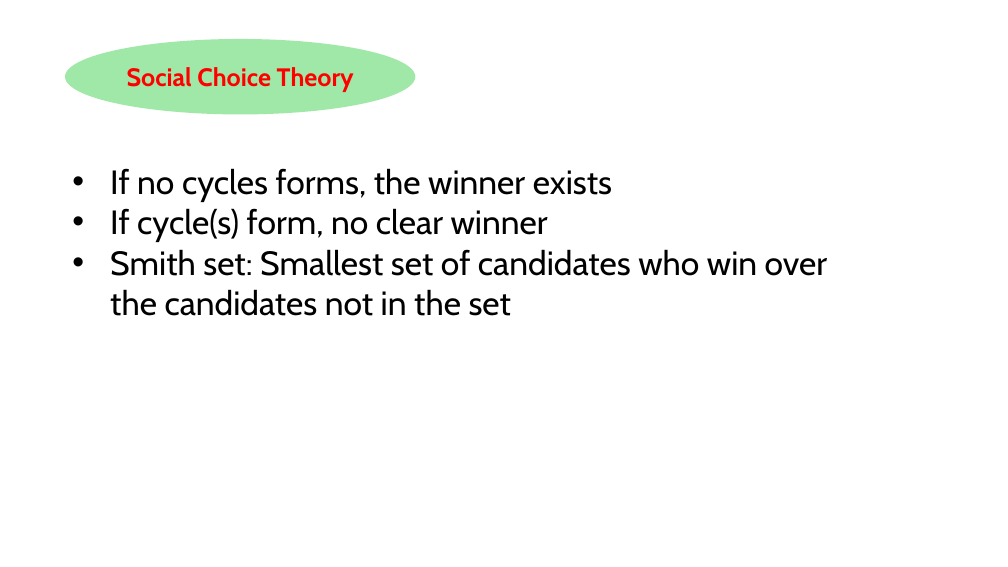
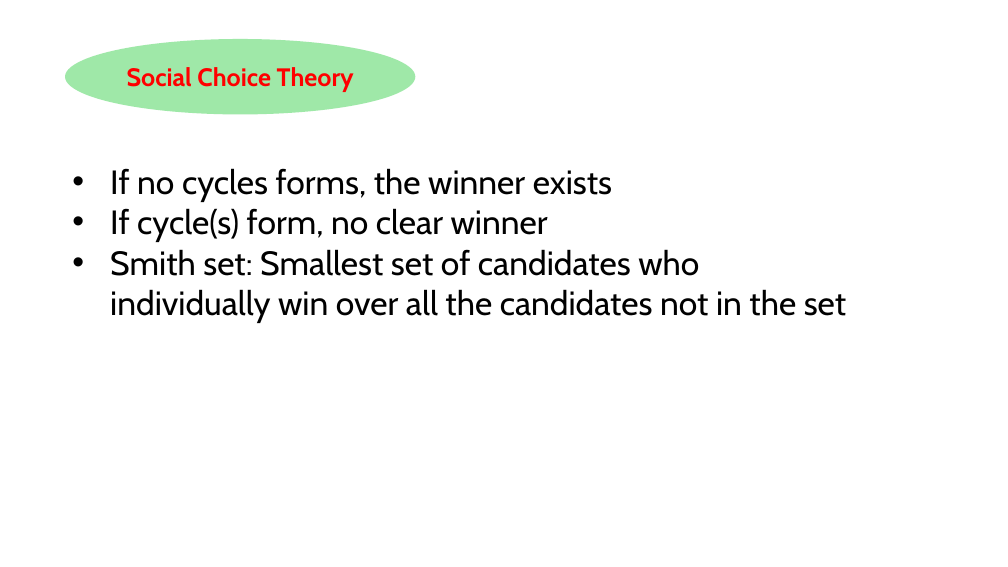
Before and after one commit to HaseebLUMS/Onyx-Presentation, a slide deck: slide 131 of thesis-latency-fairness.pptx. Drawn at 1008x567 pixels with LibreOffice and Linux fonts; fonts in the diff are those of the drawing. Boxes give left, top, right and bottom in pixels: in the first picture for what was removed or moved away, otherwise in the second. Text is boxed around its words. In the diff, an @@ line names an element or a change of style, - is before the commit and + after.

```diff
--- a/thesis-latency-fairness.pptx
+++ b/thesis-latency-fairness.pptx
@@ text at (110, 249, 846, 323): text changed @@
-• Smith set: Smallest set of candidates who win over the candidates not in the set
+• Smith set: Smallest set of candidates who individually win over all the candidates not in the set
```
Also in this commit, not shown: 4 other slides changed, 5 slides added, 2 other files.
